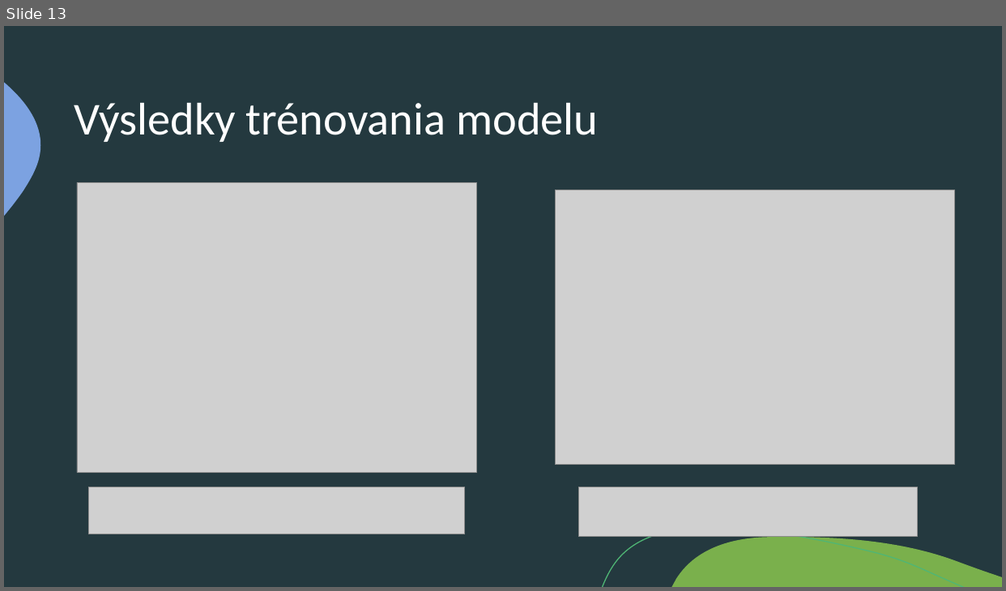
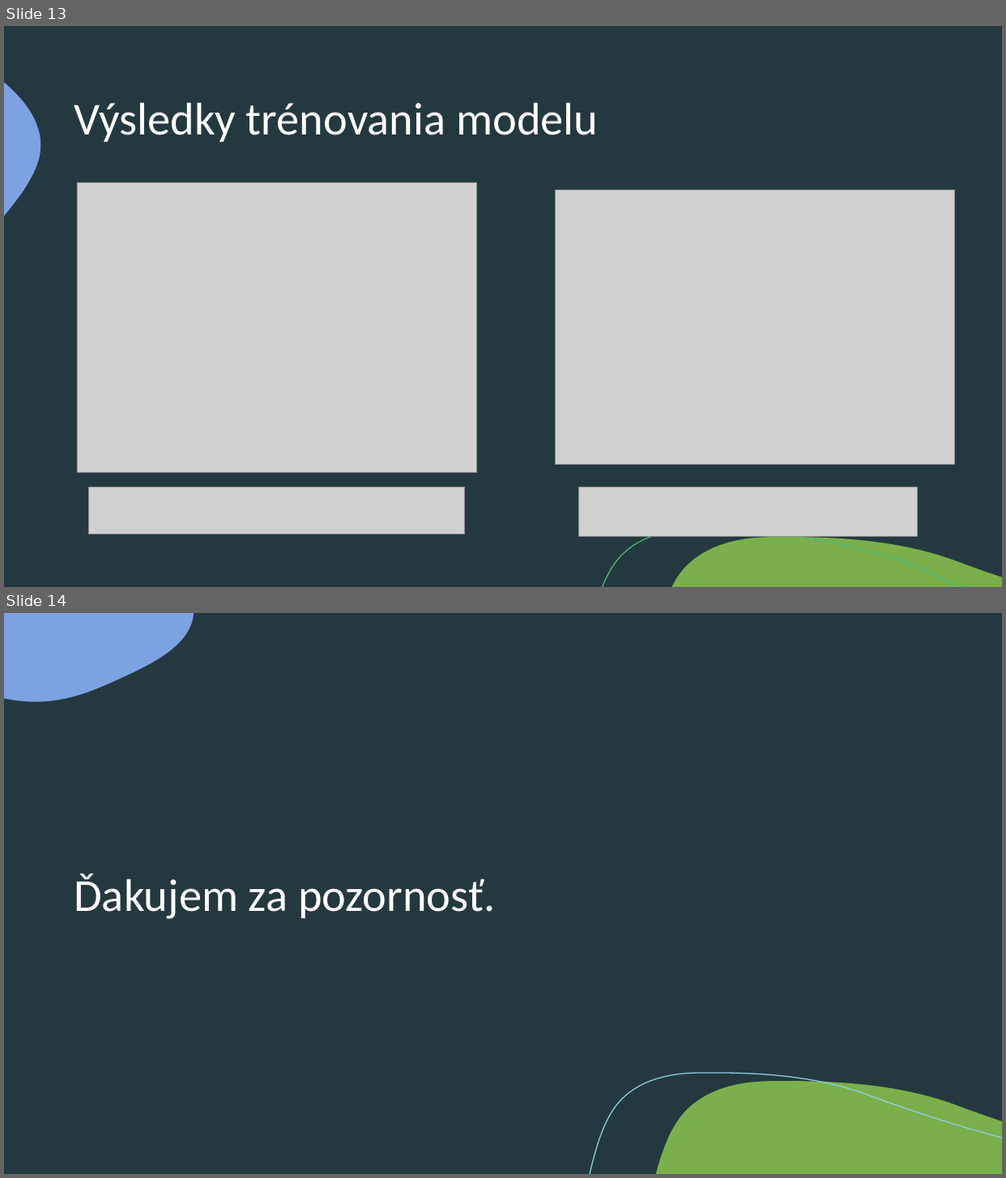
Before and after one commit to juraj-vanko/VankoJ_NS2021, a slide deck: VankoJ_NS2021.pptx. Shown one above the other, each under a label of ours: slide 13 before the commit, slides 13 and 14 after it. The pictures are 1006x591 and 1006x1178 pixels, drawn with LibreOffice and Linux fonts; fonts in the diff are those of the drawing; grey boxes stand for pictures. Boxes give left, top, right and bottom in pixels: in the first picture for what was removed or moved away, otherwise in the second. Text is boxed around its words. In the diff, an @@ line names an element or a change of style, - is before the commit and + after.

```diff
--- a/VankoJ_NS2021.pptx
+++ b/VankoJ_NS2021.pptx
@@ slide 14 added at bbox=[4, 613, 1002, 1174], background #24393F @@
@@ rectangle added at bbox=[4, 613, 1002, 1174], fill #24393F @@
@@ freeform shape added at bbox=[4, 613, 194, 702], fill #7CA2E1 @@
@@ freeform shape added at bbox=[4, 669, 40, 803], fill #7CA2E1 @@
@@ title added at bbox=[74, 873, 496, 919], 44 pt, text #FFFFFF @@
+Ďakujem za pozornosť.
@@ freeform shape added at bbox=[590, 1073, 1002, 1174], outline #90D0E0 1 pt @@
@@ freeform shape added at bbox=[656, 1082, 1002, 1174], fill #7AB04C @@
@@ freeform shape added at bbox=[602, 1116, 964, 1174], outline #4FB675 1 pt @@
@@ freeform shape added at bbox=[671, 1124, 1002, 1174], fill #7AB04C @@
```
Also in this commit, not shown: 1 slide changed, 1 other slide added, 1 other file.
